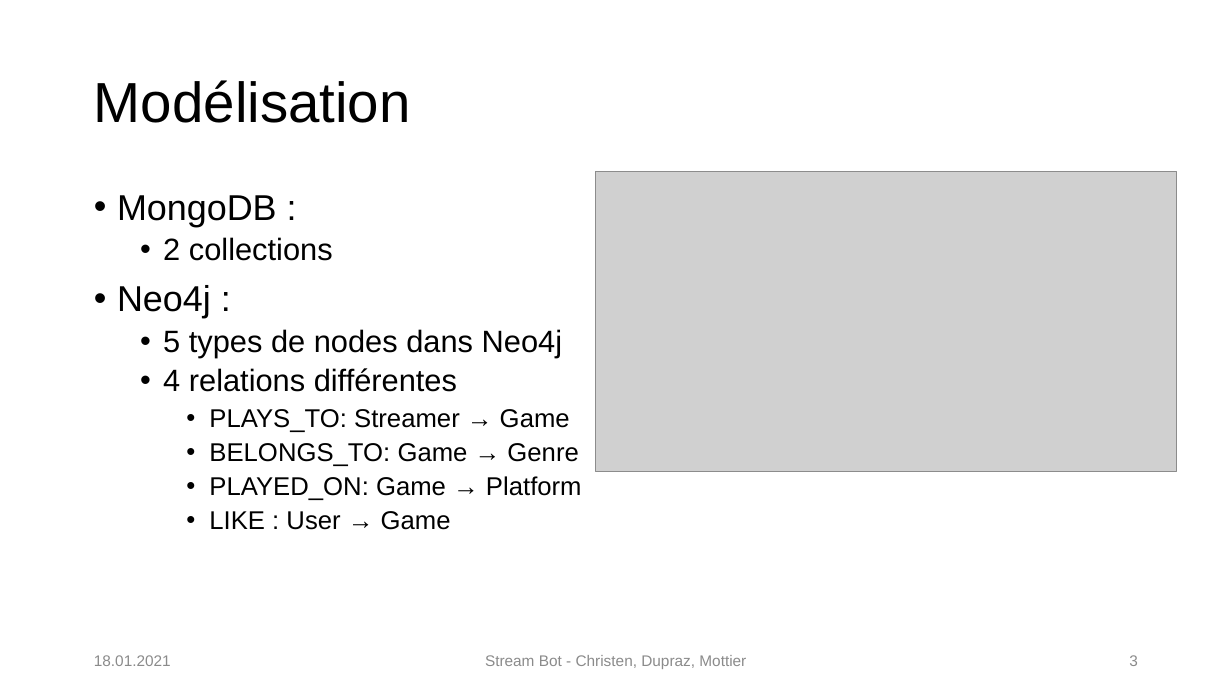
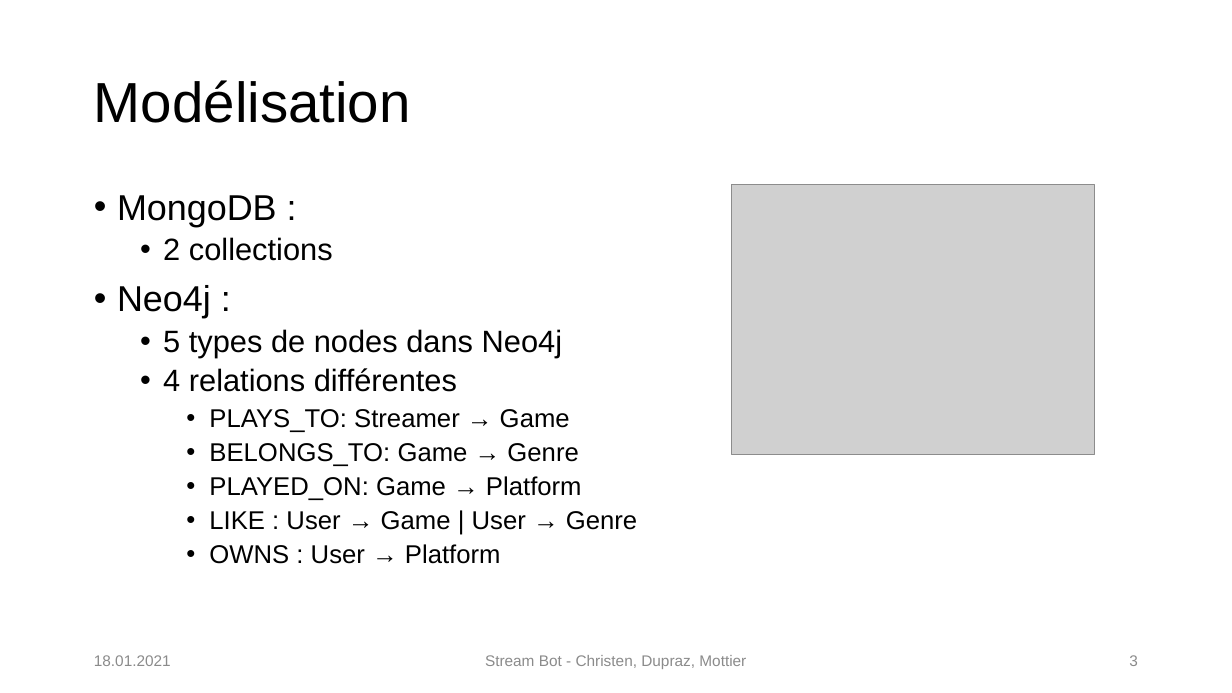
Before and after one commit to AloisChristen/MAC_Projet_Christen_Dupraz_Mottier, a slide deck: slide 3 of MAC_Projet_Christen_Dupraz_Mottier.pptx. Drawn at 1232x693 pixels with LibreOffice and Linux fonts; fonts in the diff are those of the drawing; grey boxes stand for pictures; background and template pictures are left out. Boxes give left, top, right and bottom in pixels: in the first picture for what was removed or moved away, otherwise in the second. Text is boxed around its words. In the diff, an @@ line names an element or a change of style, - is before the commit and + after.

Commit message:
powerpoint

```diff
--- a/MAC_Projet_Christen_Dupraz_Mottier.pptx
+++ b/MAC_Projet_Christen_Dupraz_Mottier.pptx
@@ picture: place and size @@
-picture at <box>595,171,1177,471</box>
+picture at <box>732,185,1094,455</box>
@@ text at <box>209,511,637,564</box>: text changed @@
-    • LIKE : User → Game
+    • LIKE : User → Game | User → Genre
+    • OWNS : User → Platform
```
Also in this commit, not shown: 1 other slide changed.
